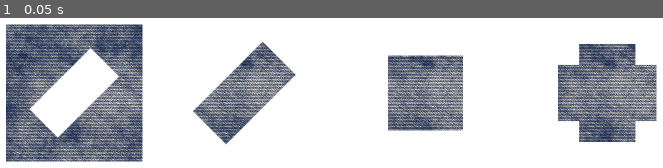
Above: before the commit, frame 1.
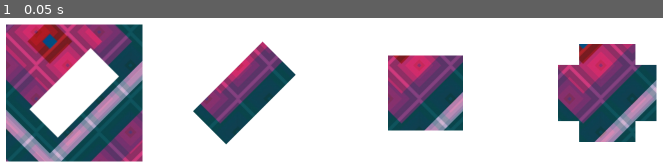
Above: after the commit, the same moment.

Repository: efor0004/spatial-fyp
Game: Godot game, scene res://Game.tscn
Same seed, same stepped clock (60 frames per second), same inputs: the game is played once before the commit and once after it.
Inputs:
- Up to frame 1 (0.05 s): no input

The runs differ from the first frame. In frame 1, 33% of the frame differs, in the area x 0-100%, y 4-96%.

Commit message:
QUILT: Fix fabrics showing on tablet

Diff:
--- a/quilt/app/scripts/Question.gd
+++ b/quilt/app/scripts/Question.gd
@@ -10,15 +10,15 @@
 onready var quilt_piece_y = 0
 
 onready var questions_per_level = 10
-onready var max_levels = 1
 onready var quilt_size = 384
 
 onready var question_order = []
 onready var option_file_text = "option_"
-onready var all_fabrics_path = "res://assets/sprites/fabrics"
 
 const FileUtils = preload("utilities/files.gd")
 onready var file_utils = FileUtils.new()
+
+onready var max_levels = file_utils.get_number_of_levels()
 
 const GeneralUtils = preload("utilities/general.gd")
 onready var general_utils = GeneralUtils.new()
@@ -124,12 +124,7 @@
 		next_question()
 
 func randomise_question_fabric():
-	var fabrics = file_utils.get_files_in_directory(all_fabrics_path)
-
-	randomize()
-	var x = randi() % fabrics.size()
-	var file_name = fabrics[x]
-	var fabric_path = "%s/%s" % [all_fabrics_path, file_name]
+	var fabric_path = file_utils.get_random_fabric_path()
 	current_fabric = fabric_path
 
 	set_question_fabric(fabric_path)
--- a/quilt/app/scripts/utilities/files.gd
+++ b/quilt/app/scripts/utilities/files.gd
@@ -1,4 +1,9 @@
 extends Node
+
+var questions_path = "res://assets/sprites/questions"
+var fabrics_path = "res://assets/sprites/fabrics"
+var num_fabrics = 14
+var directory_util = Directory.new()
 
 func get_files_in_directory(path):
 	var files = []
@@ -16,3 +21,26 @@
 	dir.list_dir_end()
 
 	return files
+
+func get_number_of_levels():
+	var files_in_questions_folder = get_files_in_directory(questions_path)
+	var num_levels = 0
+
+	for file in files_in_questions_folder:
+		var file_path = "%s/%s" % [questions_path, file]
+		var is_dir = directory_util.dir_exists(file_path)
+		if is_dir:
+			num_levels += 1
+
+	if num_levels == 0:
+		return 1
+	else:
+		return num_levels
+
+func get_random_fabric_path():
+	randomize()
+	var x = (randi() % (num_fabrics - 1)) + 1
+	var file_name = "fabric_%d.jpg" % x
+	var fabric_path = "%s/%s" % [fabrics_path, file_name]
+
+	return fabric_path
Binary file changed: quilt/app/assets/sprites/fabrics/fabric_13.jpg
Binary file added: quilt/app/assets/sprites/fabrics/fabric_7.jpg
Not shown, added: quilt/app/assets/sprites/fabrics/fabric_7.jpg.import
Binary file removed: quilt/app/assets/sprites/fabrics/fabric_7.png
Not shown, removed: quilt/app/assets/sprites/fabrics/fabric_7.png.import
Not shown, changed: quilt/app/export_presets.cfg
Not shown, added: .gitignore
Not shown, changed: quilt/quilt-app.apk
